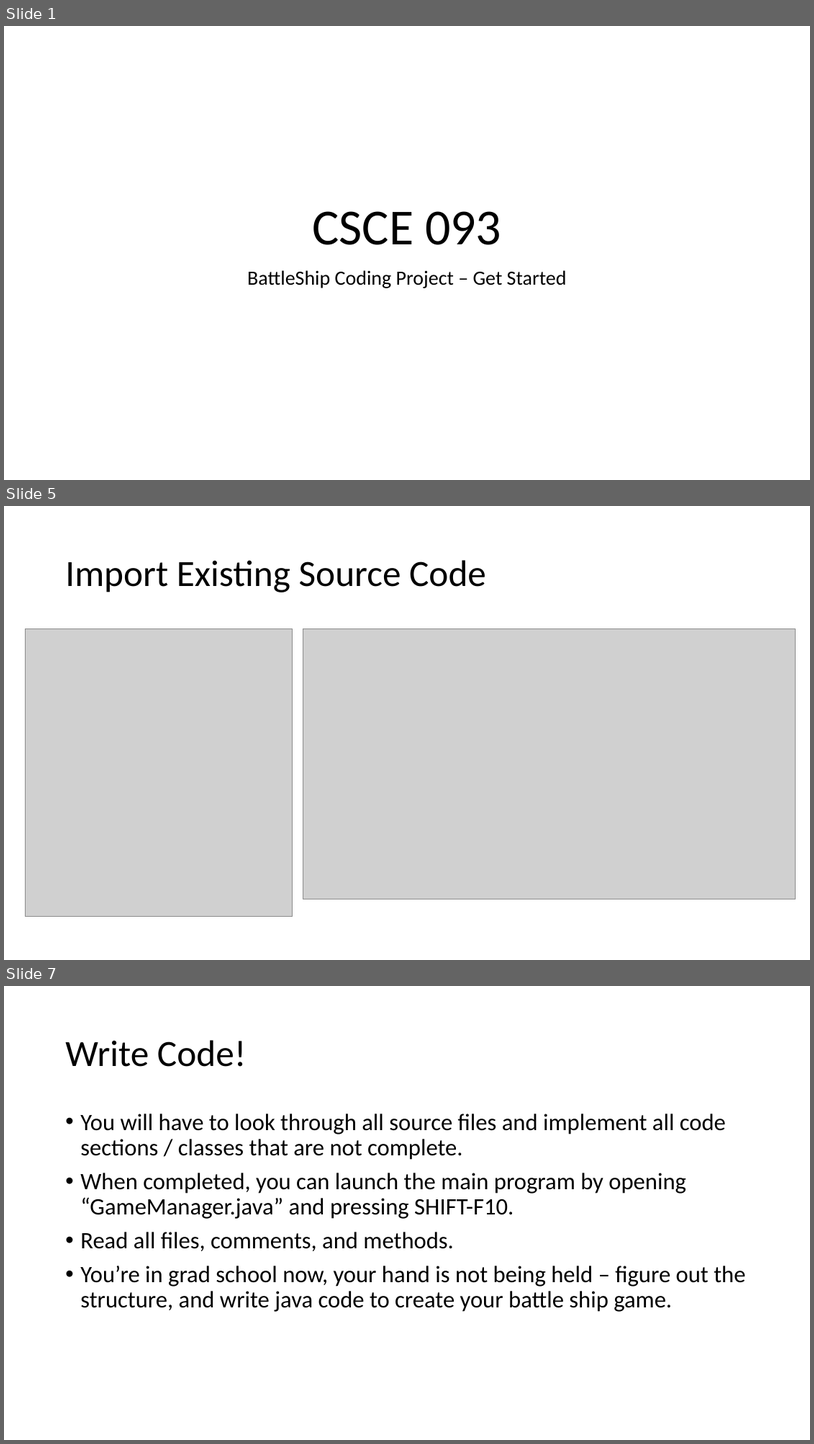
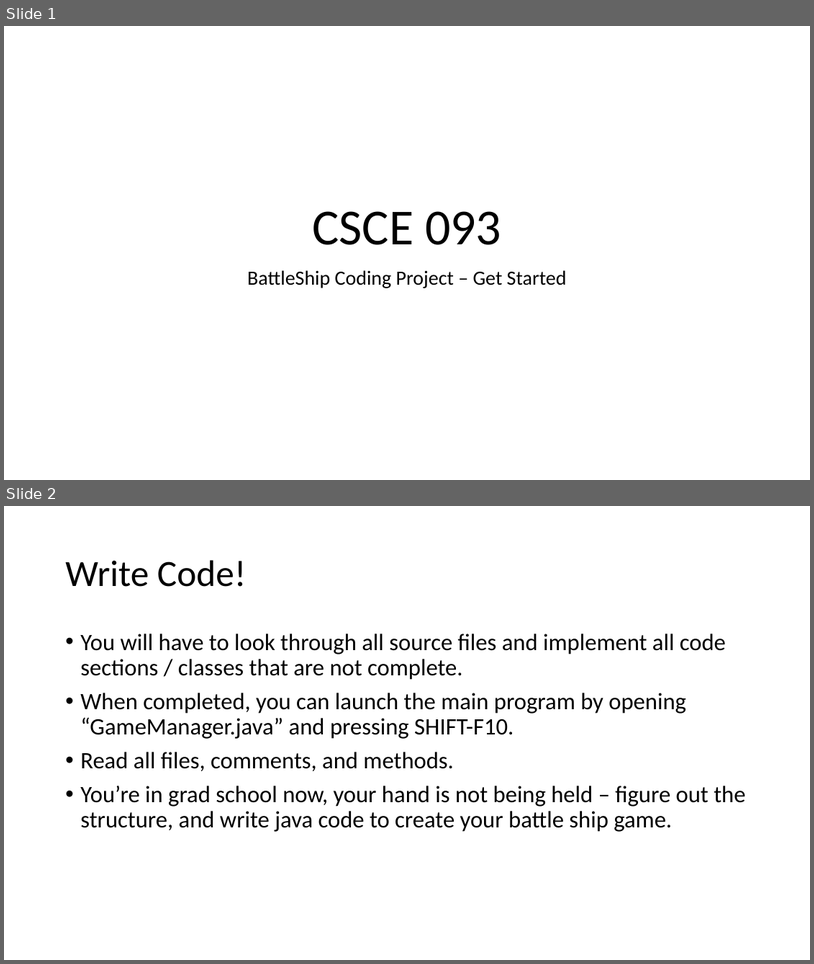
Before and after one commit to oxbot/battleship, a slide deck: BattleShip/Get Started Programming Battleship.pptx. Shown one above the other, each under a label of ours: slides 1, 5 and 7 before the commit, slides 1 and 2 after it; the slides between them are not shown. The pictures are 814x1444 and 814x964 pixels, drawn with LibreOffice and Linux fonts; fonts in the diff are those of the drawing; grey boxes stand for pictures. Boxes give left, top, right and bottom in pixels: in the first picture for what was removed or moved away, otherwise in the second. Text is boxed around its words. In the diff, an @@ line names an element or a change of style, - is before the commit and + after.

```diff
--- a/BattleShip/Get Started Programming Battleship.pptx
+++ b/BattleShip/Get Started Programming Battleship.pptx
@@ slide 5 removed at (4,506,810,960), background #FFFFFF @@
@@ title removed at (65,560,486,592) @@
-Import Existing Source Code
@@ picture removed at (25,628,292,916) @@
@@ picture removed at (304,628,796,898) @@
@@ what was slide 7 is now slide 2 @@
```
Also in this commit, not shown: 4 other slides removed, 4 other files.
